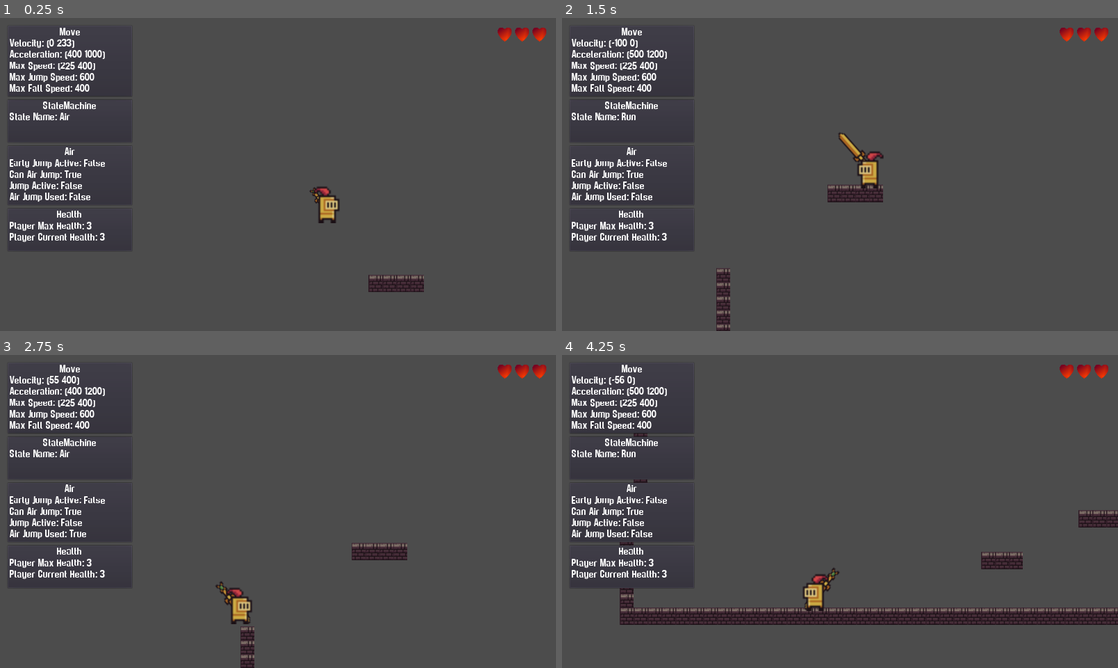
Above: before the commit, frames 1-4 (two rows, left to right).
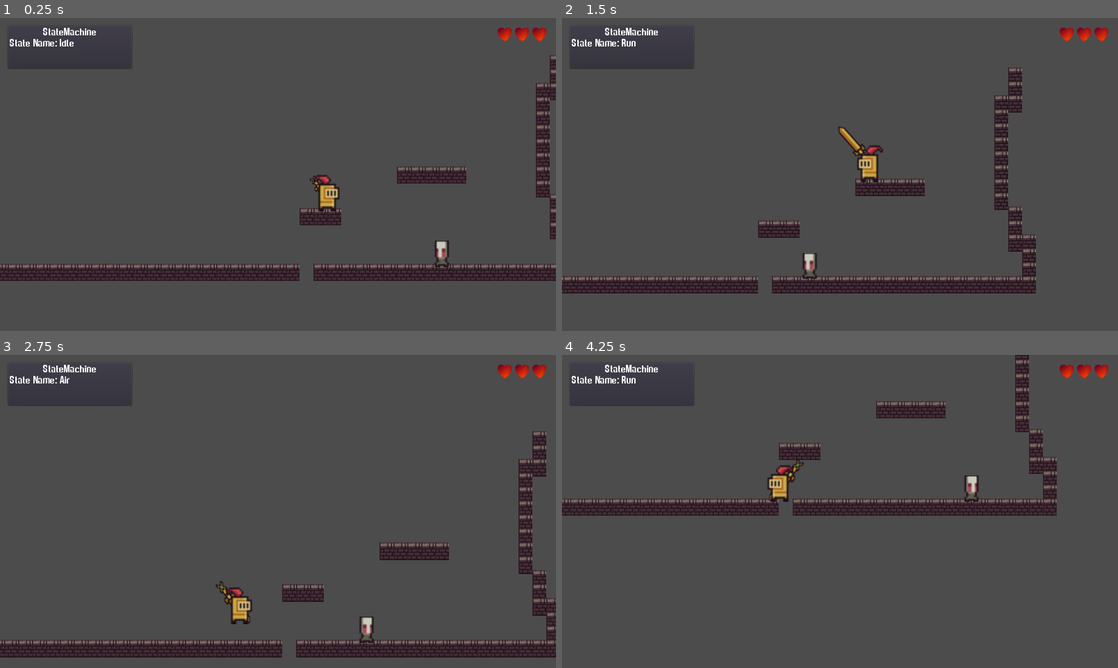
Above: after the commit, the same moments.

Repository: gregpennefather/jingle-game-jam-entry-2019
Game: Godot game, scene res://Scenes/DungeonScene.tscn
Same seed, same stepped clock (60 frames per second), same inputs: the game is played once before the commit and once after it.
Inputs (mouse positions are in pixels of both pictures, inside the frame that each line leads up to):
- Up to frame 1 (0.25 s): no input
- Up to frame 2 (1.5 s): move the mouse to (962, 158) at 0.52 s; hold D (move_right) 0.53-1.28 s; hold W (jump) 0.53-1.28 s; move the mouse to (728, 190) at 1.27 s; hold Left (move_left) from 1.28 s (still down); click (728, 190) at 1.35 s
- Up to frame 3 (2.75 s): tap W (jump) at 1.52, 1.55, 1.82 s; move the mouse to (333, 442) at 2.02 s; release Left (move_left) at 2.03 s; hold D (move_right) from 2.03 s (still down); hold W (jump) from 2.03 s (still down)
- Up to frame 4 (4.25 s): move the mouse to (812, 574) at 2.77 s; release W (jump) at 2.78 s; click (812, 574) at 2.85 s; tap W (jump) at 3.02, 3.05, 3.32 s; move the mouse to (1006, 558) at 3.52 s; release D (move_right) at 3.53 s; hold Left (move_left) from 3.53 s (still down); hold W (jump) from 3.53 s (still down)

The runs differ from the first frame. In frame 1, 10% of the frame differs, in the area x 0-100%, y 3-88%; in frame 2, 11%; in frame 3, 10%; in frame 4, 15%, in the area x 0-100%, y 0-87%.

Commit message:
Patrolling Enemy

Diff:
--- a/Game/Enemies/BaseEnemy.tscn
+++ b/Game/Enemies/BaseEnemy.tscn
@@ -75,5 +75,10 @@
 
 [node name="CollisionShape2D" type="CollisionShape2D" parent="CollisionArea"]
 shape = SubResource( 1 )
+
+[node name="FloorAheadRay" type="RayCast2D" parent="."]
+position = Vector2( -10.3424, -0.749451 )
+enabled = true
+collision_mask = 2
 [connection signal="animation_finished" from="AnimationPlayer" to="." method="_on_AnimationPlayer_animation_finished"]
 [connection signal="body_entered" from="CollisionArea" to="." method="_on_CollisionArea_body_entered"]
--- a/Game/Enemies/Enemy.gd
+++ b/Game/Enemies/Enemy.gd
@@ -1,12 +1,27 @@
 extends KinematicBody2D
 class_name Enemy
+const FLOOR_NORMAL := Vector2.UP
+
+export (float) var SPEED = 5000
 
 var alive: bool = true
+var velocity = Vector2(-SPEED, 10)
+var gravity := 100
 
 onready var animation_player := get_node("AnimationPlayer")
 
 func _ready() -> void:
 	Events.connect("enemy_hit", self, "_on_hit_by_player")
+
+func _physics_process(delta):
+	if alive:
+		if is_on_wall() or not $FloorAheadRay.is_colliding():
+			change_facing()
+		velocity.y = move_and_slide(velocity * delta, FLOOR_NORMAL).y
+
+func change_facing() -> void:
+	velocity.x *= -1
+	scale.x *= -1
 
 static func _on_hit_by_player(enemy) -> void:
 	enemy.alive = false
--- a/Game/Player/Player.gd
+++ b/Game/Player/Player.gd
@@ -31,8 +31,9 @@
 	player.body.play_attack_animation()
 
 static func _on_Player_hit(player: Player) -> void:
-	player.body.play_hit_animation()
-	player.health.take_damage(1)
+	if player.state_machine._state_name != "Die":
+		player.body.play_hit_animation()
+		player.health.take_damage(1)
 
 static func _on_Player_died(player: Player) -> void:
 	player.state_machine.transition_to("Die")
--- a/Game/Scenes/DungeonScene.tscn
+++ b/Game/Scenes/DungeonScene.tscn
@@ -23,40 +23,13 @@
 margin_right = 290.0
 margin_bottom = 522.0
 
-[node name="DebugPanel" parent="UI/DebugDock/VBoxContainer" instance=ExtResource( 3 )]
+[node name="DebugPanel2" parent="UI/DebugDock/VBoxContainer" instance=ExtResource( 3 )]
 anchor_right = 0.0
 anchor_bottom = 0.0
 margin_right = 290.0
-margin_bottom = 166.0
-reference_path = NodePath("../../../../Player/StateMachine/Move")
-properties = PoolStringArray( "velocity", "acceleration", "max_speed", "max_jump_speed", "max_fall_speed" )
-
-[node name="DebugPanel2" parent="UI/DebugDock/VBoxContainer" instance=ExtResource( 3 )]
-anchor_right = 0.0
-anchor_bottom = 0.0
-margin_top = 170.0
-margin_right = 290.0
-margin_bottom = 272.0
+margin_bottom = 102.0
 reference_path = NodePath("../../../../Player/StateMachine")
 properties = PoolStringArray( "_state_name" )
-
-[node name="DebugPanel3" parent="UI/DebugDock/VBoxContainer" instance=ExtResource( 3 )]
-anchor_right = 0.0
-anchor_bottom = 0.0
-margin_top = 276.0
-margin_right = 290.0
-margin_bottom = 416.0
-reference_path = NodePath("../../../../Player/StateMachine/Move/Air")
-properties = PoolStringArray( "early_jump_active", "can_air_jump", "jump_active", "air_jump_used" )
-
-[node name="DebugPanel4" parent="UI/DebugDock/VBoxContainer" instance=ExtResource( 3 )]
-anchor_right = 0.0
-anchor_bottom = 0.0
-margin_top = 420.0
-margin_right = 290.0
-margin_bottom = 522.0
-reference_path = NodePath("../../../../Player/Health")
-properties = PoolStringArray( "player_max_health", "player_current_health" )
 
 [node name="HeartContainer" parent="UI" instance=ExtResource( 5 )]
 anchor_left = 1.0
@@ -73,10 +46,10 @@
 cell_tile_origin = 1
 collision_layer = 2
 format = 1
-tile_data = PoolIntArray( 65536, 1, 0, 65537, 1, 0, 65538, 1 …(1738 unchanged characters)… , 0, 1572887, 0, 0, 1572888, 0, 0, 1572889, 0, 0, 1572890, 0, 0, 1572891, 0, 0, 1572892, 0, 0,  …(240 unchanged characters)…
+tile_data = PoolIntArray( 65536, 1, 0, 65537, 1, 0, 65538, 1 …(1738 unchanged characters)… , 0, 1572887, 0, 0, 1572888, 0, 0, 1572890, 0, 0, 1572891, 0, 0, 1572892, 0, 0,  …(240 unchanged characters)…
 
 [node name="Player" parent="." instance=ExtResource( 2 )]
-position = Vector2( 80.2333, -44.588 )
+position = Vector2( 431.53, 321.411 )
 
 [node name="JumpDuration" parent="Player/StateMachine/Move/Air" index="0"]
 wait_time = 0.3
